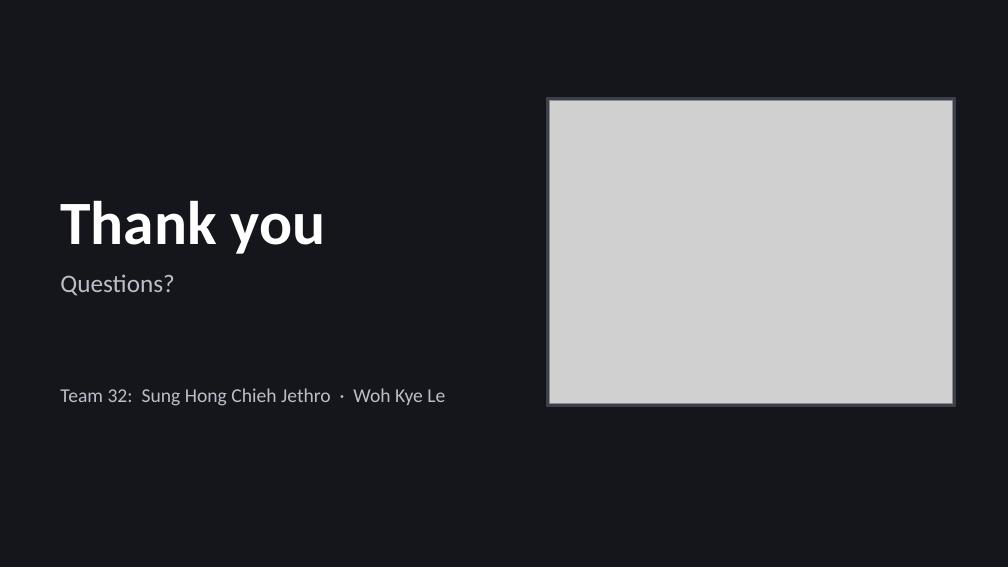
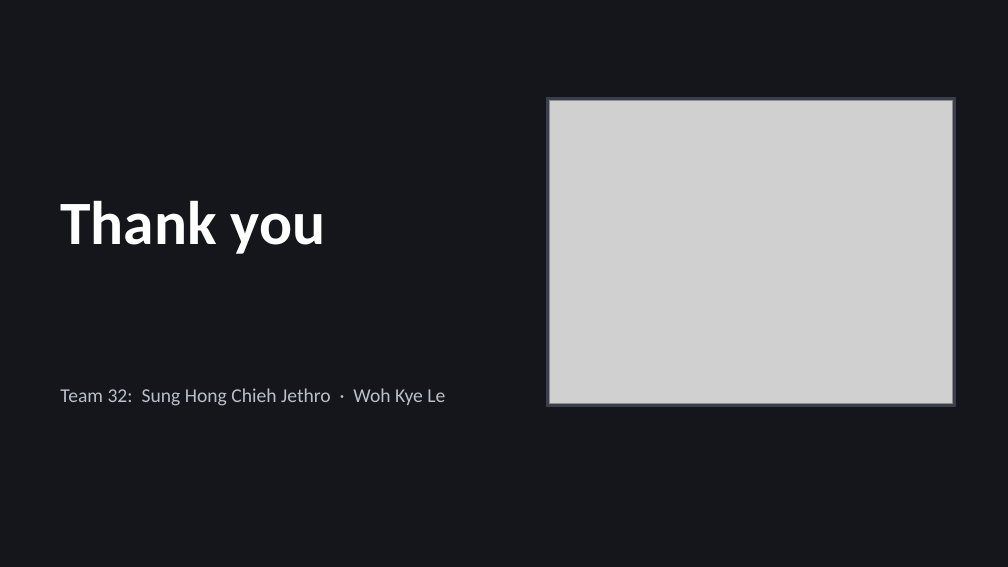
Before and after one commit to Woh-Kye-Le/CSD3116_Team_assignment, a slide deck: slide 26 of Presentation_Slides.pptx. Drawn at 1008x567 pixels with LibreOffice and Linux fonts; fonts in the diff are those of the drawing; grey boxes stand for pictures. Boxes give left, top, right and bottom in pixels: in the first picture for what was removed or moved away, otherwise in the second. Text is boxed around its words. In the diff, an @@ line names an element or a change of style, - is before the commit and + after.

```diff
--- a/Presentation_Slides.pptx
+++ b/Presentation_Slides.pptx
@@ text removed at [60,274,174,296] @@
-Questions?
```
Also in this commit, not shown: 1 other slide changed.
